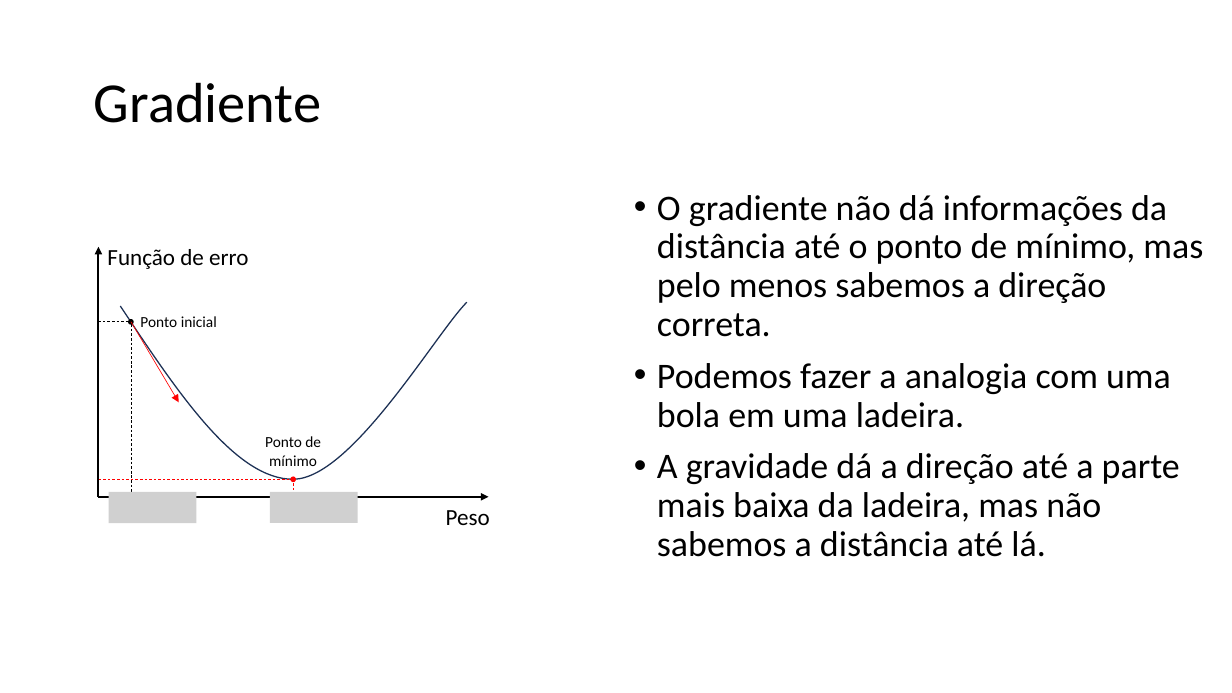
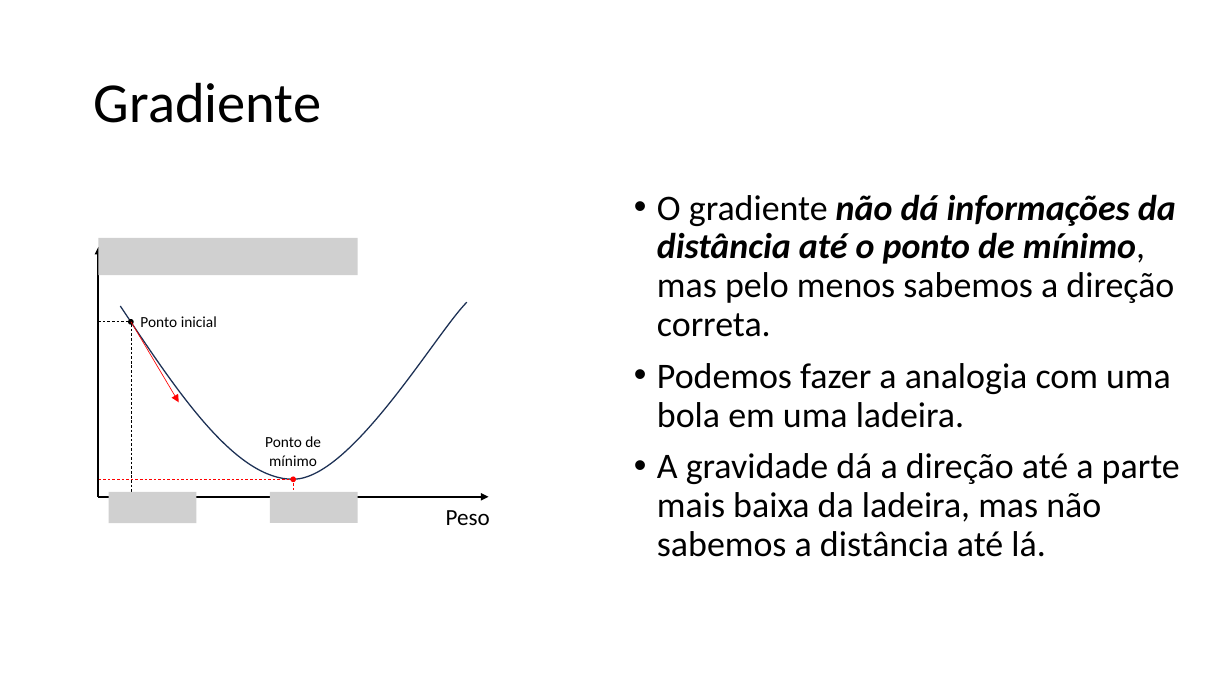
Before and after one commit to zz4fap/tp557-iot-ml, a slide deck: slide 9 of slides/TP557_6_Minimizando_o_erro.pptx (slide 8 before the commit). Drawn at 1232x693 pixels with LibreOffice and Linux fonts; fonts in the diff are those of the drawing; grey boxes stand for pictures. Boxes give left, top, right and bottom in pixels: in the first picture for what was removed or moved away, otherwise in the second. Text is boxed around its words. In the diff, an @@ line names an element or a change of style, - is before the commit and + after.

```diff
--- a/slides/TP557_6_Minimizando_o_erro.pptx
+++ b/slides/TP557_6_Minimizando_o_erro.pptx
@@ text at bbox=[657, 194, 1176, 337]: bold on, italic on in "não dá informações da distância até o ..." @@
@@ picture added at bbox=[99, 238, 359, 274] @@
@@ text removed at bbox=[107, 249, 248, 269] @@
-Função de erro
```
Also in this commit, not shown: 7 other slides changed, 1 slide added.
